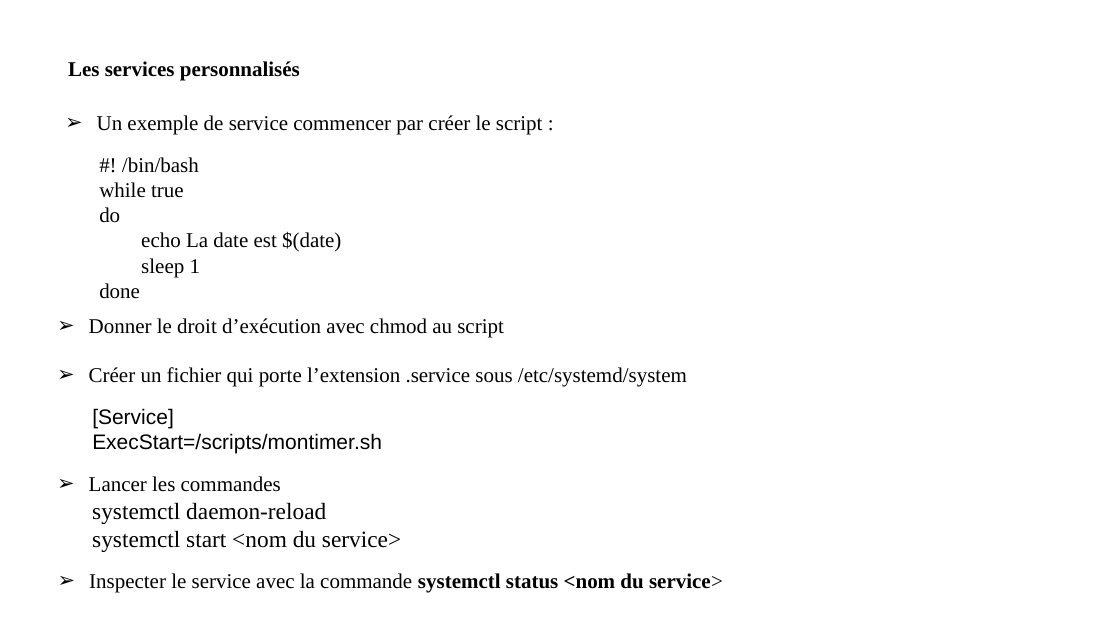
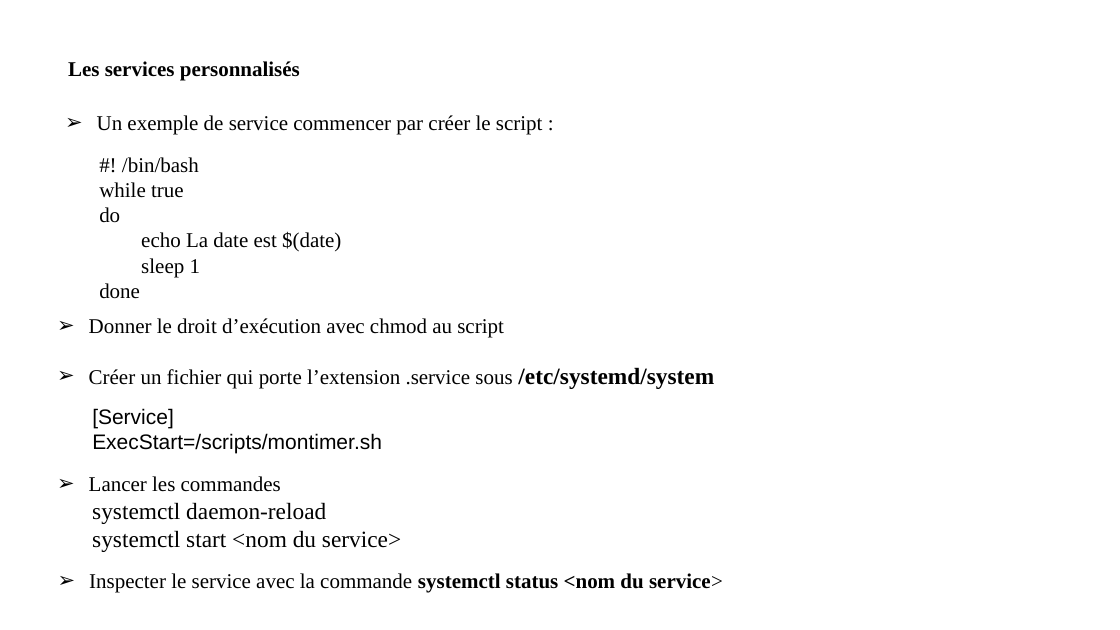
Before and after one commit to bejaouibechir/Devops2024, a slide deck: slide 116 of 1.Linux/0.Linux pour Devops.ppt (slide 117 before the commit). Drawn at 1120x630 pixels with LibreOffice and Linux fonts; fonts in the diff are those of the drawing. Boxes give left, top, right and bottom in pixels: in the first picture for what was removed or moved away, otherwise in the second. Text is boxed around its words. In the diff, an @@ line names an element or a change of style, - is before the commit and + after.

```diff
--- a/1.Linux/0.Linux pour Devops.ppt
+++ b/1.Linux/0.Linux pour Devops.ppt
@@ text "Créer un fichier qui porte ..." at <box>89,367,714,389</box>: size 18 to 20 pt, bold on in "/etc/systemd/system" @@
```
Also in this commit, not shown: 3 other slides changed, 1 slide removed, 1 other file.
